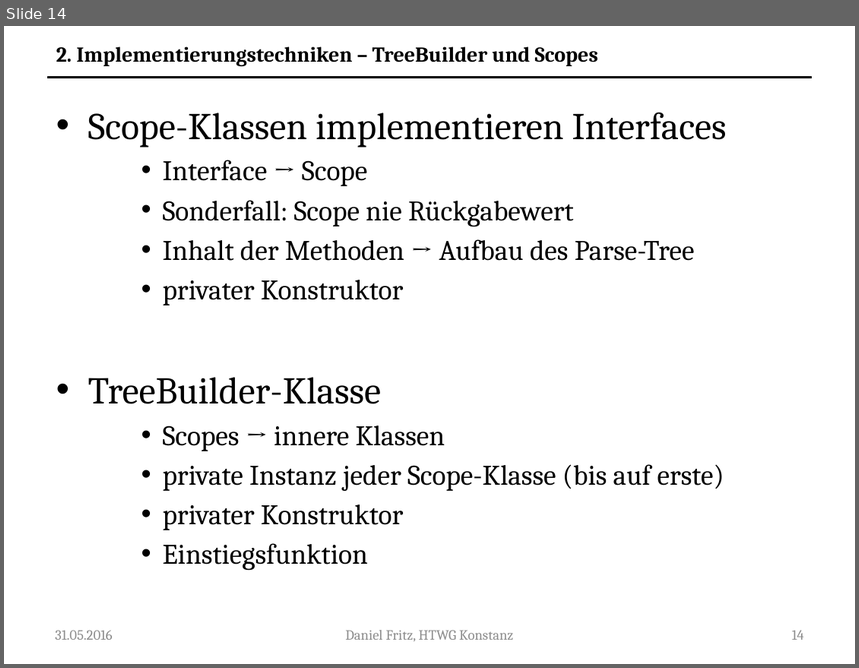
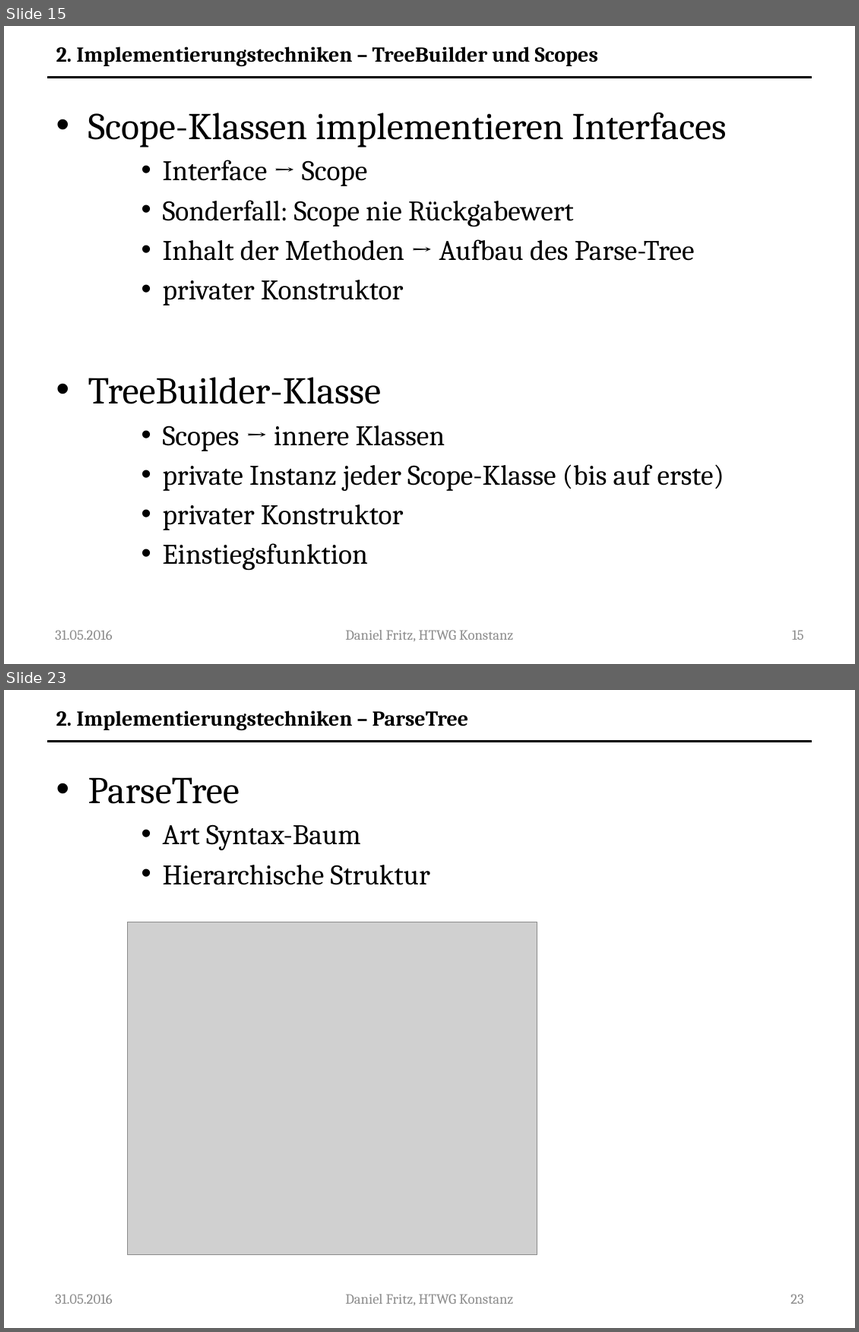
Before and after one commit to Guldenbart/MA, a slide deck: ppt/MA.pptx. Shown one above the other, each under a label of ours: slide 14 before the commit, slides 15 and 23 after it; the slides between them are not shown. The pictures are 859x668 and 859x1332 pixels, drawn with LibreOffice and Linux fonts; fonts in the diff are those of the drawing; grey boxes stand for pictures. Boxes give left, top, right and bottom in pixels: in the first picture for what was removed or moved away, otherwise in the second. Text is boxed around its words. In the diff, an @@ line names an element or a change of style, - is before the commit and + after.

```diff
--- a/ppt/MA.pptx
+++ b/ppt/MA.pptx
@@ slide 23 added at [4,690,855,1328], background #FFFFFF; not listed: 1 template element that a slide beside it also shows @@
@@ text added at [56,711,469,730], 18 pt, text #000000, bold @@
+2. Implementierungstechniken – ParseTree
@@ text added at [88,777,430,885], 24 pt, text #000000 @@
+• ParseTree
+    • Art Syntax-Baum
+    • Hierarchische Struktur
@@ picture added at [127,922,537,1255] @@
@@ text added at [55,1294,112,1304], 12 pt, text #8C8C8C @@
+31.05.2016
@@ text added at [345,1294,513,1306], 12 pt, text #8C8C8C @@
+Daniel Fritz, HTWG Konstanz
@@ page number added at [791,1294,804,1304], 12 pt, text #8C8C8C @@
+23
@@ what was slide 14 is now slide 15 @@
@@ page number at [792,630,804,640]: text changed @@
-14
+15
```
Also in this commit, not shown: 13 slides changed, 10 other slides added.
